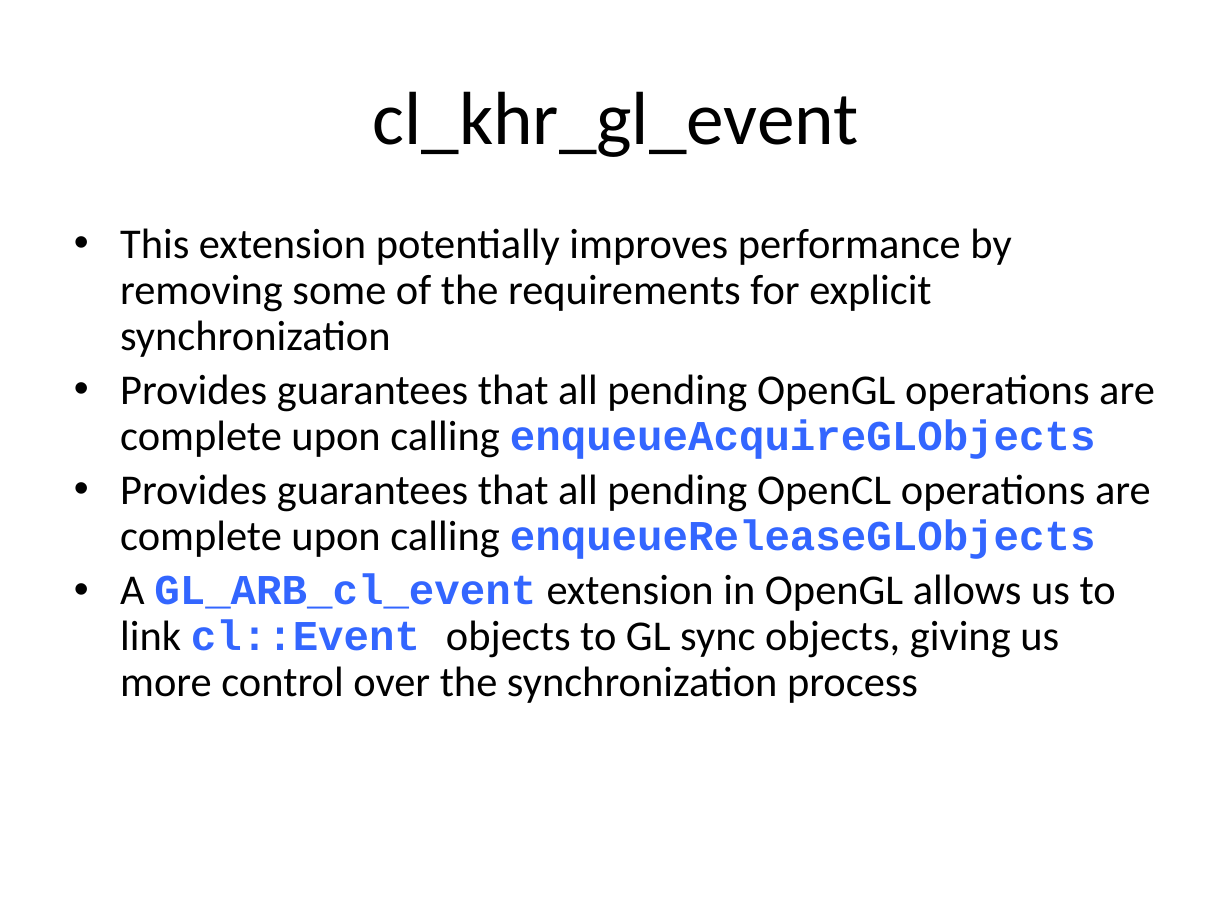
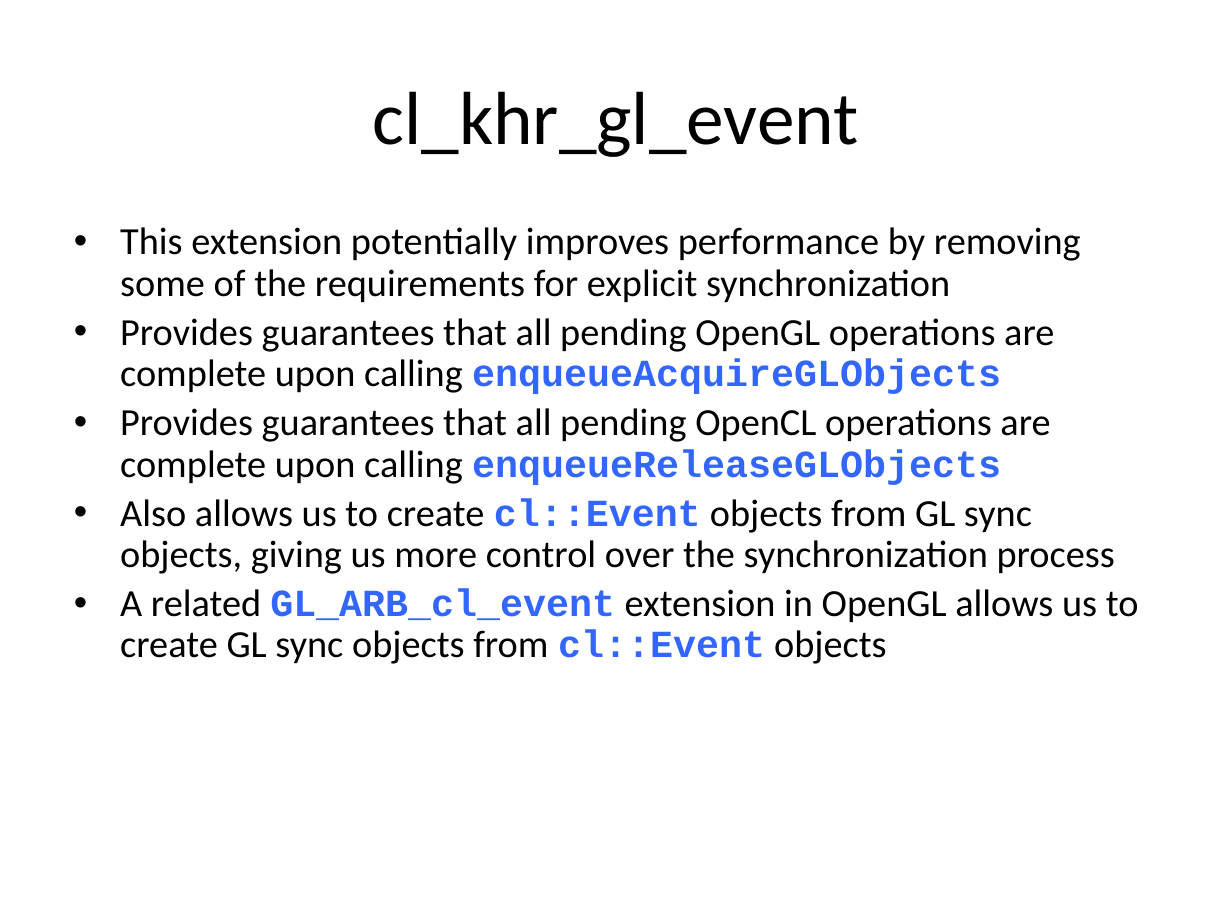
Before and after one commit to UoB-HPC/opencl-training-code, a slide deck: slide 11 of slides/advanced_part4.pptx. Drawn at 1232x924 pixels with LibreOffice and Linux fonts; fonts in the diff are those of the drawing. Boxes give left, top, right and bottom in pixels: in the first picture for what was removed or moved away, otherwise in the second. Text is boxed around its words. In the diff, an @@ line names an element or a change of style, - is before the commit and + after.

Commit message:
Minor tweaks to CL/GL slides.

```diff
--- a/slides/advanced_part4.pptx
+++ b/slides/advanced_part4.pptx
@@ text at (120,227,1081,485): size 24.8 to 22.4 pt in "This extension potentially improves performance by removing ...", "Provides guarantees that all pending OpenGL operations ...", "Provides guarantees that all pending OpenCL operations ..." @@
@@ text at (120,498,1139,664): text changed; size 24.8 to 22.4 pt @@
-• A GL_ARB_cl_event extension in OpenGL allows us to link cl::Event objects to GL sync objects, giving us more control over the synchronization process
+• Also allows us to create cl::Event objects from GL sync objects, giving us more control over the synchronization process
+• A related GL_ARB_cl_event extension in OpenGL allows us to create GL sync objects from cl::Event objects
```
Also in this commit, not shown: 1 other slide changed.
